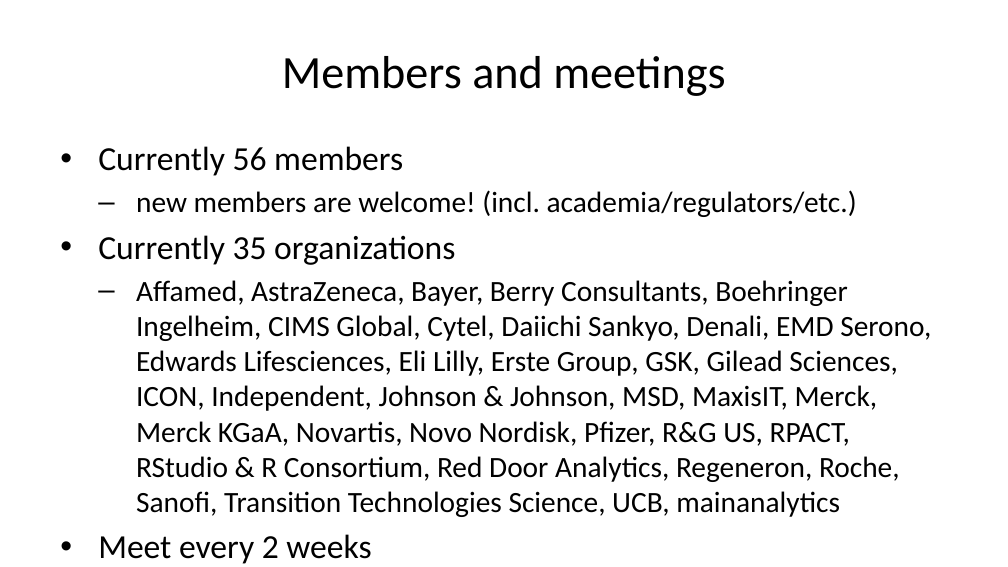
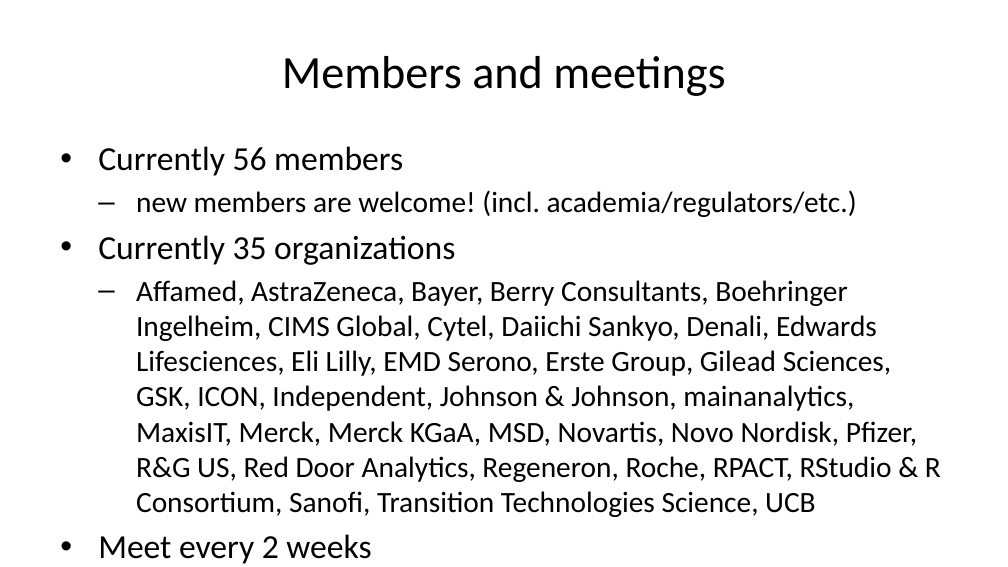
Before and after one commit to openstatsware/website, a slide deck: slide 8 of slides/cen-first-year-wg-sep2023.pptx. Drawn at 1008x567 pixels with LibreOffice and Linux fonts; fonts in the diff are those of the drawing. Boxes give left, top, right and bottom in pixels: in the first picture for what was removed or moved away, otherwise in the second. Text is boxed around its words. In the diff, an @@ line names an element or a change of style, - is before the commit and + after.

```diff
--- a/slides/cen-first-year-wg-sep2023.pptx
+++ b/slides/cen-first-year-wg-sep2023.pptx
@@ text at box(136, 280, 941, 517): text changed @@
-  – Affamed, AstraZeneca, Bayer, Berry Consultants, Boehringer Ingelheim, CIMS Global, Cytel, Daiichi Sankyo, Denali, EMD Serono, Edwards Lifesciences, Eli Lilly, Erste Group, GSK, Gilead Sciences, ICON, Independent, Johnson & Johnson, MSD, MaxisIT, Merck, Merck KGaA, Novartis, Novo Nordisk, Pfizer, R&G US, RPACT, RStudio & R Consortium, Red Door Analytics, Regeneron, Roche, Sanofi, Transition Technologies Science, UCB, mainanalytics
+  – Affamed, AstraZeneca, Bayer, Berry Consultants, Boehringer Ingelheim, CIMS Global, Cytel, Daiichi Sankyo, Denali, Edwards Lifesciences, Eli Lilly, EMD Serono, Erste Group, Gilead Sciences, GSK, ICON, Independent, Johnson & Johnson, mainanalytics, MaxisIT, Merck, Merck KGaA, MSD, Novartis, Novo Nordisk, Pfizer, R&G US, Red Door Analytics, Regeneron, Roche, RPACT, RStudio & R Consortium, Sanofi, Transition Technologies Science, UCB
```
Also in this commit, not shown: 19 other files.
